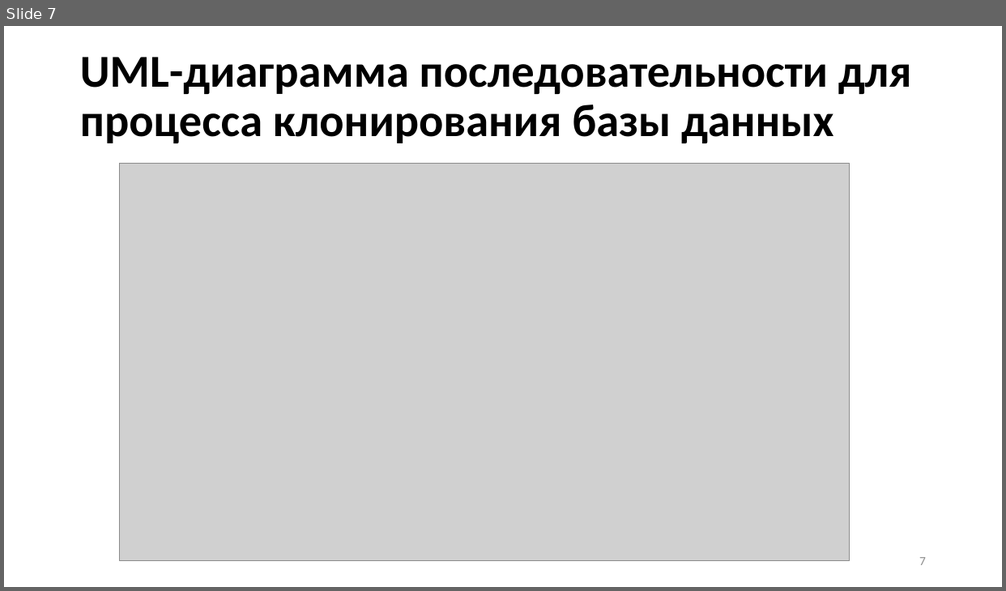
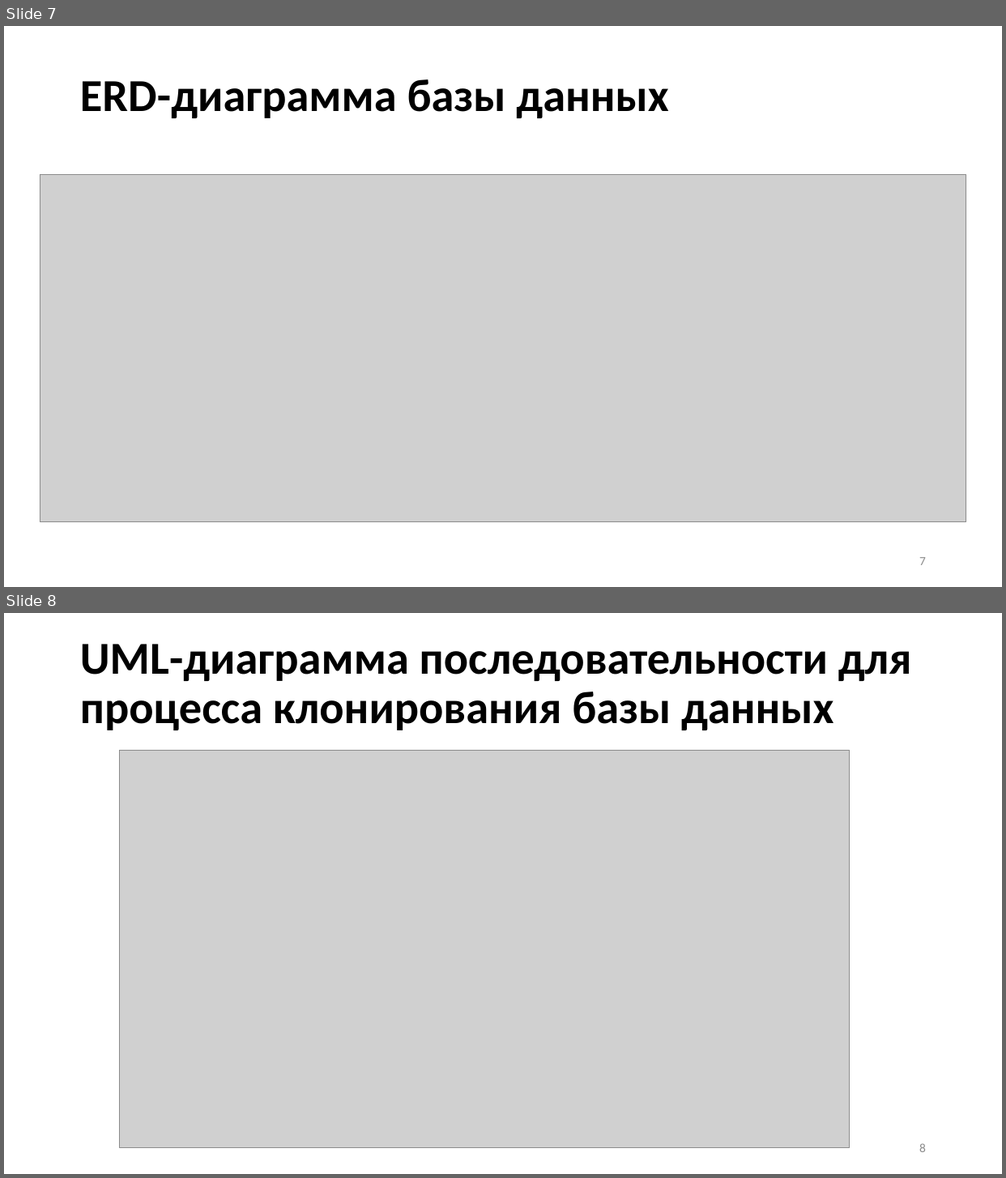
Before and after one commit to Hansola1/VKI, a slide deck: Диплом/Презентация/Бородина_Анастасия_Владимировна_2207Д2_06.05.26.pptx. Shown one above the other, each under a label of ours: slide 7 before the commit, slides 7 and 8 after it. The pictures are 1006x591 and 1006x1178 pixels, drawn with LibreOffice and Linux fonts; fonts in the diff are those of the drawing; grey boxes stand for pictures. Boxes give left, top, right and bottom in pixels: in the first picture for what was removed or moved away, otherwise in the second. Text is boxed around its words. In the diff, an @@ line names an element or a change of style, - is before the commit and + after.

```diff
--- a/Диплом/Презентация/Бородина_Анастасия_Владимировна_2207Д2_06.05.26.pptx
+++ b/Диплом/Презентация/Бородина_Анастасия_Владимировна_2207Д2_06.05.26.pptx
@@ slide 7 added at [4,26,1002,587], background #FFFFFF @@
@@ title added at [80,79,668,118], 44 pt, text #000000, bold @@
+ERD-диаграмма базы данных
@@ picture added at [40,175,967,523] @@
@@ page number added at [919,557,926,565], 12 pt, text #8C8C8C @@
+7
@@ what was slide 7 is now slide 8 @@
@@ page number at [919,1144,926,1152]: text changed @@
-7
+8
```
Also in this commit, not shown: 1 slide changed, 1 other file.
